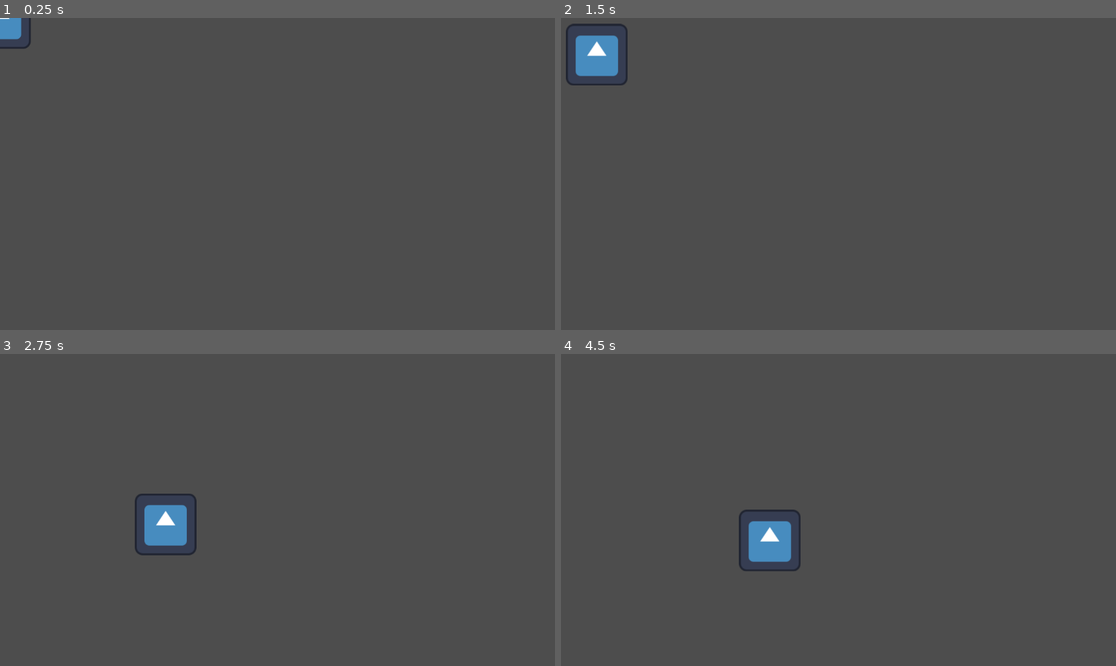
Above: before the commit, frames 1-4 (two rows, left to right).
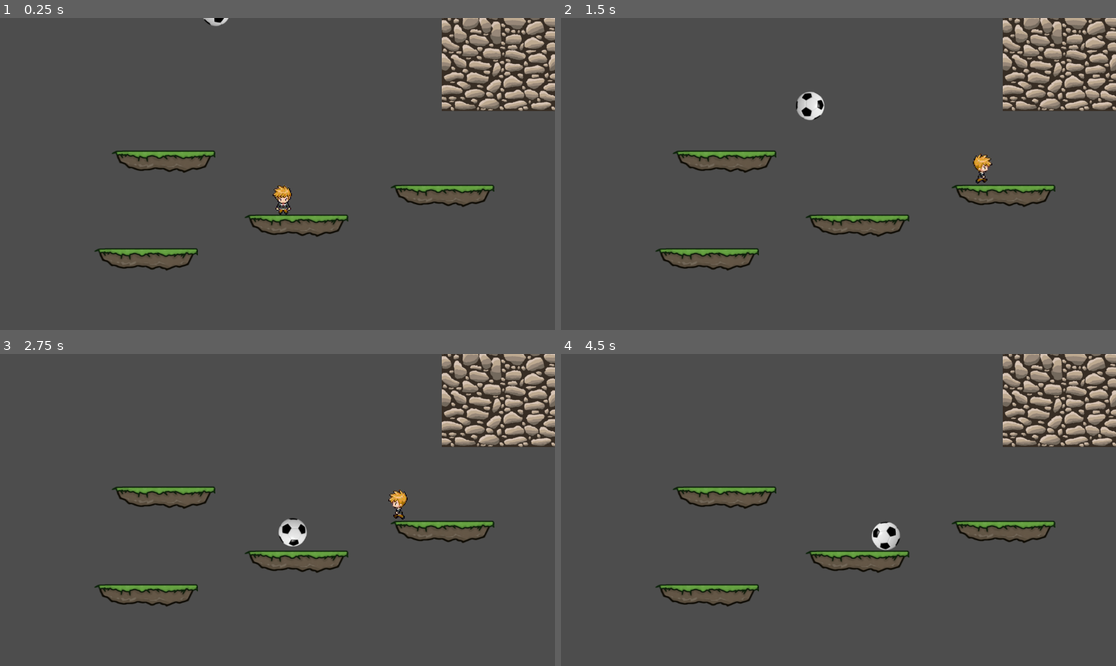
Above: after the commit, the same moments.

Repository: mflash/meujogo20261
Game: Godot game, scene res://main_game.tscn
Same seed, same stepped clock (60 frames per second), same inputs: the game is played once before the commit and once after it. The project has no main scene, so this scene is started directly. The engine's default icon, where the game draws it, is replaced by a stand-in: a white triangle on a blue panel in a dark square.
Inputs (mouse positions are in pixels of both pictures, inside the frame that each line leads up to):
- Up to frame 1 (0.25 s): no input
- Up to frame 2 (1.5 s): move the mouse to (960, 158) at 0.52 s; hold Right (ui_right) from 0.53 s (still down); tap Space (ui_select) at 0.6, 0.77, 1.07 s; move the mouse to (727, 189) at 1.27 s; click (727, 189) at 1.35 s
- Up to frame 3 (2.75 s): tap Space (ui_select) at 1.52, 1.55, 1.82, 2.1 s; move the mouse to (333, 441) at 2.02 s; release Right (ui_right) at 2.03 s; hold Left (ui_left) from 2.03 s (still down)
- Up to frame 4 (4.5 s): move the mouse to (810, 572) at 2.77 s; release Left (ui_left) at 2.78 s; hold Right (ui_right) 2.78-4.28 s; click (810, 572) at 2.85 s; tap Space (ui_select) at 3.02, 3.05, 3.32, 3.6, 3.77, 4.07 s; move the mouse to (1005, 556) at 3.52 s; move the mouse to (672, 463) at 4.27 s; hold Left (ui_left) from 4.28 s (still down); click (672, 463) at 4.35 s

The runs differ from the first frame. In frame 1, 8.7% of the frame differs, in the area x 0-100%, y 0-82%; in frame 2, 10%; in frame 3, 10%, in the area x 17-100%, y 0-82%; in frame 4, 9.8%.

Commit message:
Animação de personagem, movimento lateral + salto, movimento com Física

Diff:
--- /dev/null
+++ b/anim_player.gd
@@ -0,0 +1,63 @@
+extends CharacterBody2D
+
+@export var speed = 300.0
+@export var jump_speed := -1000.0
+@export var gravity := 2500.0
+
+@onready var sprite = $PlayerSprite
+
+#func _ready() -> void:
+#	sprite = $PlayerSprite
+
+func get_8way_input():
+	var input_direction = Input.get_vector("left", "right", "up", "down")
+	velocity = input_direction * speed
+
+func animate():
+	if velocity.x > 0:
+		sprite.play("right")
+	elif velocity.x < 0:
+		sprite.play("left")
+	elif velocity.y > 0:
+		sprite.play("down")
+	elif velocity.y < 0:
+		sprite.play("up")
+	else:
+		sprite.stop()
+
+func animate_side():
+	if velocity.x > 0:
+		sprite.play("right")
+	elif velocity.x < 0:
+		sprite.play("left")
+	else:
+		sprite.stop()
+
+func move_8way(delta):
+	get_8way_input()
+	animate()
+	#move_and_slide()
+	var coll_info = move_and_collide(velocity*delta)
+	#if coll_info:
+	#	velocity = velocity.bounce(coll_info.get_normal())
+	#	move_and_collide(velocity * delta * 10)
+
+func get_side_input():
+	velocity.x = 0
+	var vel := Input.get_axis("left", "right") # -1, 0 ou 1 (teclado)
+	var jump := Input.is_action_just_pressed('ui_select')
+
+	if is_on_floor() and jump:
+		velocity.y = jump_speed
+	velocity.x = vel * speed
+
+func move_side(delta):
+	velocity.y += gravity * delta
+	print(velocity)
+	get_side_input()
+	animate_side()
+	move_and_slide()
+
+func _physics_process(delta):
+	#move_8way(delta)
+	move_side(delta)
--- a/main_game.tscn
+++ b/main_game.tscn
@@ -1,19 +1,246 @@
 [gd_scene format=3 uid="uid://c6q2pf6s8aa3e"]
 
-[ext_resource type="Texture2D" uid="uid://ld06pw2njp0r" path="res://icon.svg" id="1_1oj5k"]
-[ext_resource type="Script" uid="uid://ble4gv4fslbcf" path="res://character_body_2d.gd" id="1_yx7mw"]
+[ext_resource type="Texture2D" uid="uid://d4a485jl43h5" path="res://char.png" id="1_1oj5k"]
+[ext_resource type="Script" uid="uid://bg06y2bdug7fq" path="res://anim_player.gd" id="1_yx7mw"]
+[ext_resource type="Texture2D" uid="uid://cx1k2fsqsg8s1" path="res://bricks/Stonewall_Texture.png" id="3_ykeeq"]
+[ext_resource type="Texture2D" uid="uid://bswa42qlqa4rl" path="res://grass/grass3.png" id="4_6bm6p"]
+[ext_resource type="Texture2D" uid="uid://ccfn3bqc1n8st" path="res://ball2.png" id="5_dugkq"]
+
+[sub_resource type="AtlasTexture" id="AtlasTexture_yx7mw"]
+atlas = ExtResource("1_1oj5k")
+region = Rect2(0, 0, 64, 64)
+
+[sub_resource type="AtlasTexture" id="AtlasTexture_ykeeq"]
+atlas = ExtResource("1_1oj5k")
+region = Rect2(64, 0, 64, 64)
+
+[sub_resource type="AtlasTexture" id="AtlasTexture_6bm6p"]
+atlas = ExtResource("1_1oj5k")
+region = Rect2(128, 0, 64, 64)
+
+[sub_resource type="AtlasTexture" id="AtlasTexture_dugkq"]
+atlas = ExtResource("1_1oj5k")
+region = Rect2(192, 0, 64, 64)
+
+[sub_resource type="AtlasTexture" id="AtlasTexture_2pltu"]
+atlas = ExtResource("1_1oj5k")
+region = Rect2(0, 64, 64, 64)
+
+[sub_resource type="AtlasTexture" id="AtlasTexture_f52ns"]
+atlas = ExtResource("1_1oj5k")
+region = Rect2(64, 64, 64, 64)
+
+[sub_resource type="AtlasTexture" id="AtlasTexture_l5ukw"]
+atlas = ExtResource("1_1oj5k")
+region = Rect2(128, 64, 64, 64)
+
+[sub_resource type="AtlasTexture" id="AtlasTexture_4srsv"]
+atlas = ExtResource("1_1oj5k")
+region = Rect2(192, 64, 64, 64)
+
+[sub_resource type="AtlasTexture" id="AtlasTexture_mf81u"]
+atlas = ExtResource("1_1oj5k")
+region = Rect2(0, 128, 64, 64)
+
+[sub_resource type="AtlasTexture" id="AtlasTexture_02kkc"]
+atlas = ExtResource("1_1oj5k")
+region = Rect2(64, 128, 64, 64)
+
+[sub_resource type="AtlasTexture" id="AtlasTexture_aomqu"]
+atlas = ExtResource("1_1oj5k")
+region = Rect2(128, 128, 64, 64)
+
+[sub_resource type="AtlasTexture" id="AtlasTexture_krmtw"]
+atlas = ExtResource("1_1oj5k")
+region = Rect2(192, 128, 64, 64)
+
+[sub_resource type="AtlasTexture" id="AtlasTexture_jgkyn"]
+atlas = ExtResource("1_1oj5k")
+region = Rect2(0, 192, 64, 64)
+
+[sub_resource type="AtlasTexture" id="AtlasTexture_qpaub"]
+atlas = ExtResource("1_1oj5k")
+region = Rect2(64, 192, 64, 64)
+
+[sub_resource type="AtlasTexture" id="AtlasTexture_an1vu"]
+atlas = ExtResource("1_1oj5k")
+region = Rect2(128, 192, 64, 64)
+
+[sub_resource type="AtlasTexture" id="AtlasTexture_borgi"]
+atlas = ExtResource("1_1oj5k")
+region = Rect2(192, 192, 64, 64)
+
+[sub_resource type="SpriteFrames" id="SpriteFrames_ih6an"]
+animations = [{
+"frames": [{
+"duration": 1.0,
+"texture": SubResource("AtlasTexture_yx7mw")
+}, {
+"duration": 1.0,
+"texture": SubResource("AtlasTexture_ykeeq")
+}, {
+"duration": 1.0,
+"texture": SubResource("AtlasTexture_6bm6p")
+}, {
+"duration": 1.0,
+"texture": SubResource("AtlasTexture_dugkq")
+}],
+"loop": true,
+"name": &"down",
+"speed": 10.0
+}, {
+"frames": [{
+"duration": 1.0,
+"texture": SubResource("AtlasTexture_2pltu")
+}, {
+"duration": 1.0,
+"texture": SubResource("AtlasTexture_f52ns")
+}, {
+"duration": 1.0,
+"texture": SubResource("AtlasTexture_l5ukw")
+}, {
+"duration": 1.0,
+"texture": SubResource("AtlasTexture_4srsv")
+}],
+"loop": true,
+"name": &"left",
+"speed": 10.0
+}, {
+"frames": [{
+"duration": 1.0,
+"texture": SubResource("AtlasTexture_mf81u")
+}, {
+"duration": 1.0,
+"texture": SubResource("AtlasTexture_02kkc")
+}, {
+"duration": 1.0,
+"texture": SubResource("AtlasTexture_aomqu")
+}, {
+"duration": 1.0,
+"texture": SubResource("AtlasTexture_krmtw")
+}],
+"loop": true,
+"name": &"right",
+"speed": 10.0
+}, {
+"frames": [{
+"duration": 1.0,
+"texture": SubResource("AtlasTexture_jgkyn")
+}, {
+"duration": 1.0,
+"texture": SubResource("AtlasTexture_qpaub")
+}, {
+"duration": 1.0,
+"texture": SubResource("AtlasTexture_an1vu")
+}, {
+"duration": 1.0,
+"texture": SubResource("AtlasTexture_borgi")
+}],
+"loop": true,
+"name": &"up",
+"speed": 10.0
+}]
 
 [sub_resource type="RectangleShape2D" id="RectangleShape2D_1oj5k"]
-size = Vector2(128, 128)
+size = Vector2(35, 60)
+
+[sub_resource type="RectangleShape2D" id="RectangleShape2D_6bm6p"]
+size = Vector2(256, 256)
+
+[sub_resource type="RectangleShape2D" id="RectangleShape2D_dugkq"]
+size = Vector2(211, 43)
+
+[sub_resource type="PhysicsMaterial" id="PhysicsMaterial_dugkq"]
+bounce = 0.62
+
+[sub_resource type="CircleShape2D" id="CircleShape2D_2pltu"]
+radius = 29.068884
 
 [node name="MainGame" type="Node2D" unique_id=1443762209]
 
-[node name="CharacterBody2D" type="CharacterBody2D" parent="." unique_id=1421952260]
+[node name="AnimPlayer" type="CharacterBody2D" parent="." unique_id=1992072418]
+position = Vector2(588, 322)
+collision_mask = 2
 script = ExtResource("1_yx7mw")
-
-[node name="Sprite2D" type="Sprite2D" parent="CharacterBody2D" unique_id=870320045]
-texture = ExtResource("1_1oj5k")
-
-[node name="CollisionShape2D" type="CollisionShape2D" parent="CharacterBody2D" unique_id=1937641206]
+metadata/_edit_group_ = true
+
+[node name="PlayerSprite" type="AnimatedSprite2D" parent="AnimPlayer" unique_id=1072563536]
+sprite_frames = SubResource("SpriteFrames_ih6an")
+animation = &"down"
+frame = 3
+
+[node name="CollisionShape2D" type="CollisionShape2D" parent="AnimPlayer" unique_id=126418376]
 visible = false
+position = Vector2(-1.5, 1)
 shape = SubResource("RectangleShape2D_1oj5k")
+
+[node name="StaticBody2D" type="StaticBody2D" parent="." unique_id=1033822357]
+position = Vector2(1045, 65)
+collision_layer = 2
+metadata/_edit_group_ = true
+
+[node name="Sprite2D" type="Sprite2D" parent="StaticBody2D" unique_id=894418584]
+texture = ExtResource("3_ykeeq")
+
+[node name="CollisionShape2D" type="CollisionShape2D" parent="StaticBody2D" unique_id=505526867]
+shape = SubResource("RectangleShape2D_6bm6p")
+
+[node name="Grass" type="StaticBody2D" parent="." unique_id=1377146333]
+position = Vector2(302, 498)
+collision_layer = 2
+metadata/_edit_group_ = true
+
+[node name="Grass3" type="Sprite2D" parent="Grass" unique_id=2010128420]
+texture = ExtResource("4_6bm6p")
+
+[node name="CollisionShape2D" type="CollisionShape2D" parent="Grass" unique_id=658447243]
+position = Vector2(1.5, 0.5)
+shape = SubResource("RectangleShape2D_dugkq")
+
+[node name="Grass2" type="StaticBody2D" parent="." unique_id=907492911]
+position = Vector2(917, 366)
+collision_layer = 2
+metadata/_edit_group_ = true
+
+[node name="Grass3" type="Sprite2D" parent="Grass2" unique_id=89970956]
+texture = ExtResource("4_6bm6p")
+
+[node name="CollisionShape2D" type="CollisionShape2D" parent="Grass2" unique_id=1112409748]
+position = Vector2(1.5, 0.5)
+shape = SubResource("RectangleShape2D_dugkq")
+
+[node name="Grass4" type="StaticBody2D" parent="." unique_id=1989767278]
+position = Vector2(614, 428)
+collision_layer = 2
+metadata/_edit_group_ = true
+
+[node name="Grass3" type="Sprite2D" parent="Grass4" unique_id=937863029]
+texture = ExtResource("4_6bm6p")
+
+[node name="CollisionShape2D" type="CollisionShape2D" parent="Grass4" unique_id=119508194]
+position = Vector2(1.5, 0.5)
+shape = SubResource("RectangleShape2D_dugkq")
+
+[node name="Grass3" type="StaticBody2D" parent="." unique_id=1446877980]
+position = Vector2(338, 295)
+collision_layer = 2
+metadata/_edit_group_ = true
+
+[node name="Grass3" type="Sprite2D" parent="Grass3" unique_id=1935566185]
+texture = ExtResource("4_6bm6p")
+
+[node name="CollisionShape2D" type="CollisionShape2D" parent="Grass3" unique_id=1014970066]
+position = Vector2(1.5, 0.5)
+shape = SubResource("RectangleShape2D_dugkq")
+
+[node name="RigidBody2D" type="RigidBody2D" parent="." unique_id=1479488271]
+position = Vector2(448, -41)
+collision_mask = 3
+physics_material_override = SubResource("PhysicsMaterial_dugkq")
+metadata/_edit_group_ = true
+
+[node name="Sprite2D" type="Sprite2D" parent="RigidBody2D" unique_id=1864985566]
+texture = ExtResource("5_dugkq")
+
+[node name="CollisionShape2D" type="CollisionShape2D" parent="RigidBody2D" unique_id=1866158955]
+shape = SubResource("CircleShape2D_2pltu")
--- a/project.godot
+++ b/project.godot
@@ -29,6 +29,35 @@
 "events": [Object(InputEventMouseButton,"resource_local_to_scene":false,"resource_name":"","device":-1,"window_id":0,"a …(258 unchanged characters)…
 ]
 }
+left={
+"deadzone": 0.2,
+"events": [Object(InputEventKey,"resource_local_to_scene":false,"resource_name":"","device":-1,"window_id":0,"alt_pressed":false,"shift_pressed":false,"ctrl_pressed":false,"meta_pressed":false,"pressed":false,"keycode":0,"physical_keycode":4194319,"key_label":0,"unicode":0,"location":0,"echo":false,"script":null)
+, Object(InputEventKey,"resource_local_to_scene":false,"resource_name":"","device":-1,"window_id":0,"alt_pressed":false,"shift_pressed":false,"ctrl_pressed":false,"meta_pressed":false,"pressed":false,"keycode":0,"physical_keycode":65,"key_label":0,"unicode":97,"location":0,"echo":false,"script":null)
+]
+}
+right={
+"deadzone": 0.2,
+"events": [Object(InputEventKey,"resource_local_to_scene":false,"resource_name":"","device":-1,"window_id":0,"alt_pressed":false,"shift_pressed":false,"ctrl_pressed":false,"meta_pressed":false,"pressed":false,"keycode":0,"physical_keycode":4194321,"key_label":0,"unicode":0,"location":0,"echo":false,"script":null)
+, Object(InputEventKey,"resource_local_to_scene":false,"resource_name":"","device":-1,"window_id":0,"alt_pressed":false,"shift_pressed":false,"ctrl_pressed":false,"meta_pressed":false,"pressed":false,"keycode":0,"physical_keycode":68,"key_label":0,"unicode":100,"location":0,"echo":false,"script":null)
+]
+}
+up={
+"deadzone": 0.2,
+"events": [Object(InputEventKey,"resource_local_to_scene":false,"resource_name":"","device":-1,"window_id":0,"alt_pressed":false,"shift_pressed":false,"ctrl_pressed":false,"meta_pressed":false,"pressed":false,"keycode":0,"physical_keycode":4194320,"key_label":0,"unicode":0,"location":0,"echo":false,"script":null)
+, Object(InputEventKey,"resource_local_to_scene":false,"resource_name":"","device":-1,"window_id":0,"alt_pressed":false,"shift_pressed":false,"ctrl_pressed":false,"meta_pressed":false,"pressed":false,"keycode":0,"physical_keycode":87,"key_label":0,"unicode":119,"location":0,"echo":false,"script":null)
+]
+}
+down={
+"deadzone": 0.2,
+"events": [Object(InputEventKey,"resource_local_to_scene":false,"resource_name":"","device":-1,"window_id":0,"alt_pressed":false,"shift_pressed":false,"ctrl_pressed":false,"meta_pressed":false,"pressed":false,"keycode":0,"physical_keycode":4194322,"key_label":0,"unicode":0,"location":0,"echo":false,"script":null)
+, Object(InputEventKey,"resource_local_to_scene":false,"resource_name":"","device":-1,"window_id":0,"alt_pressed":false,"shift_pressed":false,"ctrl_pressed":false,"meta_pressed":false,"pressed":false,"keycode":0,"physical_keycode":83,"key_label":0,"unicode":115,"location":0,"echo":false,"script":null)
+]
+}
+
+[layer_names]
+
+2d_physics/layer_1="player"
+2d_physics/layer_2="walls"
 
 [physics]
 
--- /dev/null
+++ b/simple_player.tscn
@@ -0,0 +1,17 @@
+[gd_scene format=3 uid="uid://d2faenxdodff3"]
+
+[ext_resource type="Script" uid="uid://ble4gv4fslbcf" path="res://character_body_2d.gd" id="1_wtip5"]
+[ext_resource type="Texture2D" uid="uid://ld06pw2njp0r" path="res://icon.svg" id="2_alr1p"]
+
+[sub_resource type="RectangleShape2D" id="RectangleShape2D_1oj5k"]
+size = Vector2(128, 128)
+
+[node name="SimplePlayer" type="CharacterBody2D" unique_id=1010143037]
+script = ExtResource("1_wtip5")
+
+[node name="Sprite2D" type="Sprite2D" parent="." unique_id=1416775629]
+texture = ExtResource("2_alr1p")
+
+[node name="CollisionShape2D" type="CollisionShape2D" parent="." unique_id=1674142687]
+visible = false
+shape = SubResource("RectangleShape2D_1oj5k")
Not shown, added: anim_player.gd.uid
Binary file added: ball2.png
Not shown, added: ball2.png.import
Binary file added: bricks/Bluerock_Texture.jpg
Not shown, added: bricks/Bluerock_Texture.jpg.import
Binary file added: bricks/Brick2_Texture.jpg
Not shown, added: bricks/Brick2_Texture.jpg.import
Binary file added: bricks/Brick_Texture.png
Not shown, added: bricks/Brick_Texture.png.import
Binary file added: bricks/Brickwall2_Texture.png
Not shown, added: bricks/Brickwall2_Texture.png.import
Binary file added: bricks/Brickwall3_Texture.png
(and 27 more such lines)
